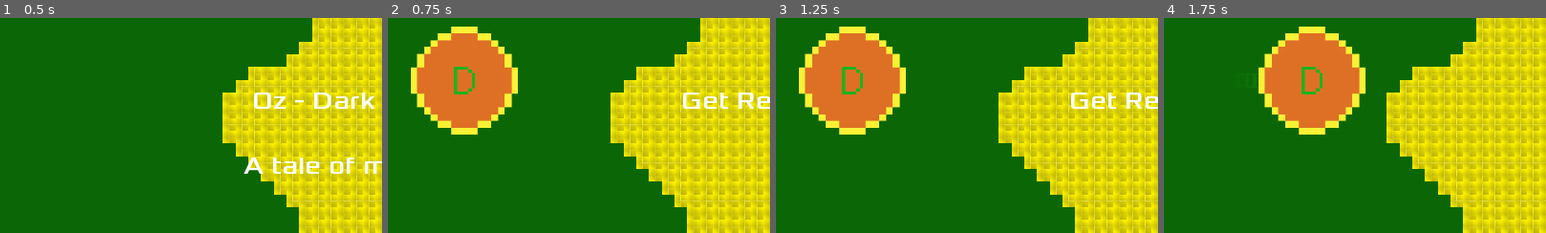
Above: before the commit, frames 1-4 (left to right).
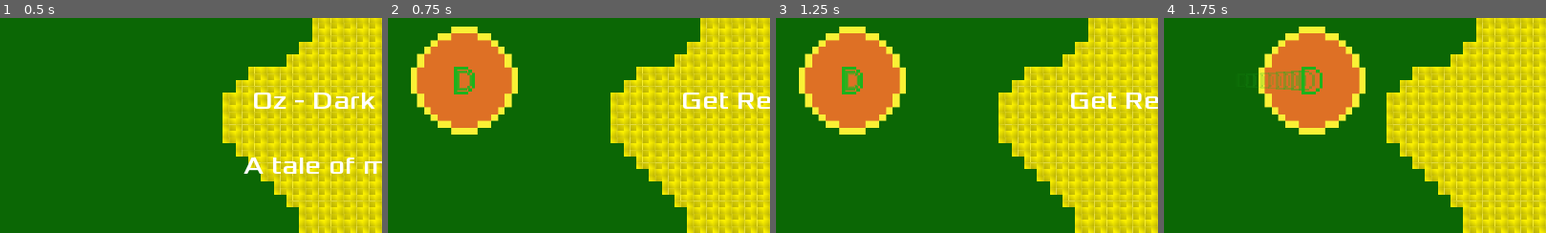
Above: after the commit, the same moments.

Repository: The-Plot-Twist-of-Oz/Oz_Demo
Game: Godot game, scene res://Scenes/Main/Main.tscn
Same seed, same stepped clock (60 frames per second), same inputs: the game is played once before the commit and once after it.
Inputs:
- Up to frame 1 (0.5 s): no input
- Up to frame 2 (0.75 s): click "Start" at 0.5 s
- Up to frame 3 (1.25 s): no input
- Up to frame 4 (1.75 s): tap Enter (start_game) at 1.25, 1.35 s; hold Right (move_right) from 1.28 s (still down)
The pictures show only the part of the screen within x 2-52%, y 27-77%; the shares and areas given below are measured in that part.

Frame 1 is identical in both runs. In frame 2, 0.2% of the frame differs, in the area x 18-22%, y 24-34%; in frame 3, 0.2%; in frame 4, 0.8%, in the area x 24-40%, y 24-34%.

Commit message:
Add damage mechanics

Diff:
--- a/Scenes/Mobs/Mob.gd
+++ b/Scenes/Mobs/Mob.gd
@@ -1,6 +1,11 @@
 extends RigidBody2D
 
 onready var target = get_parent().get_node("Player")
+
+signal hit
+
+export var health_point = 100
+
 var speed = 40
 var enemy_type = "fly"
 var is_at_the_bottom = false
@@ -14,6 +19,9 @@
 
 	if enemy_type == "walk":
 		rotation += rand_range(-PI / 4, PI / 4)
+	elif enemy_type == "fly":
+		collision_mask = 2
+		collision_layer = 2
 
 	if is_at_the_bottom:
 		down = Vector2.UP
@@ -21,8 +29,6 @@
 
 func _physics_process(delta):
 	if enemy_type == "fly":
-		collision_mask = 2
-		collision_layer = 2
 		linear_velocity = target.position - position
 	elif enemy_type == "swim":
 		linear_velocity = down * speed
@@ -31,3 +37,10 @@
 
 func _on_VisibilityNotifier2D_screen_exited():
 	queue_free()
+
+
+func _on_Mob_hit(damage):
+	health_point -= damage
+
+	if health_point < 1:
+		queue_free()
--- a/Scenes/Mobs/Mob.tscn
+++ b/Scenes/Mobs/Mob.tscn
@@ -46,4 +46,5 @@
 
 [node name="VisibilityNotifier2D" type="VisibilityNotifier2D" parent="."]
 
+[connection signal="hit" from="." to="." method="_on_Mob_hit"]
 [connection signal="screen_exited" from="VisibilityNotifier2D" to="." method="_on_VisibilityNotifier2D_screen_exited"]
--- a/Scenes/Player/Axe/Area2D.gd
+++ b/Scenes/Player/Axe/Area2D.gd
@@ -1,21 +1,9 @@
 extends Area2D
 
-
-# Declare member variables here. Examples:
-# var a = 2
-# var b = "text"
-
-
-# Called when the node enters the scene tree for the first time.
-func _ready():
-	pass # Replace with function body.
-
-
-# Called every frame. 'delta' is the elapsed time since the previous frame.
-#func _process(delta):
-#	pass
-
+export var damage = 75
 
 func _on_Area2D_body_entered(body):
-	if body.name != "Player":
-		body.queue_free()
+	var mobs = get_tree().get_nodes_in_group("mobs")
+
+	if mobs.bsearch(body) > 0:
+		body.emit_signal("hit", damage)
--- a/Scenes/Player/DorothyArea.gd
+++ b/Scenes/Player/DorothyArea.gd
@@ -1,4 +1,6 @@
 extends Area2D
+
+export var damage = 25
 
 func _on_Player_dorothy_armed(isArmed: bool):
 	visible = isArmed
@@ -6,4 +8,19 @@
 
 
 func _on_DorothyArea_body_entered(body):
-	body.queue_free()
+	body.add_to_group("InArea")
+
+	if get_tree().get_nodes_in_group("InArea").size() > 0 and $Timer.is_stopped():
+		$Timer.start()
+
+
+func _on_DorothyArea_body_exited(body):
+	body.remove_from_group("InArea")
+
+	if get_tree().get_nodes_in_group("InArea").size() == 0 and !$Timer.is_stopped():
+		$Timer.stop()
+
+
+func _on_Timer_timeout():
+	for mobs in get_tree().get_nodes_in_group("InArea"):
+		mobs.emit_signal("hit", damage)
--- a/Scenes/Player/Player.tscn
+++ b/Scenes/Player/Player.tscn
@@ -52,6 +52,7 @@
 
 [node name="Player" type="Area2D"]
 z_index = 10
+collision_mask = 3
 script = ExtResource( 2 )
 __meta__ = {
 "_edit_group_": true
@@ -80,10 +81,14 @@
 one_shot = true
 
 [node name="DorothyArea" type="Area2D" parent="."]
+z_index = -8
 collision_layer = 3
 collision_mask = 3
 monitorable = false
 script = ExtResource( 8 )
+
+[node name="Timer" type="Timer" parent="DorothyArea"]
+wait_time = 0.25
 
 [node name="CollisionShape2D" type="CollisionShape2D" parent="DorothyArea"]
 shape = SubResource( 8 )
@@ -110,4 +115,6 @@
 [connection signal="tin_man_armed" from="." to="TinManWeapone" method="_on_Player_tin_man_armed"]
 [connection signal="timeout" from="Timer" to="." method="_on_Timer_timeout"]
 [connection signal="body_entered" from="DorothyArea" to="DorothyArea" method="_on_DorothyArea_body_entered"]
+[connection signal="body_exited" from="DorothyArea" to="DorothyArea" method="_on_DorothyArea_body_exited"]
+[connection signal="timeout" from="DorothyArea/Timer" to="DorothyArea" method="_on_Timer_timeout"]
 [connection signal="timeout" from="TinManWeapone/Timer" to="TinManWeapone" method="_on_Timer_timeout"]
